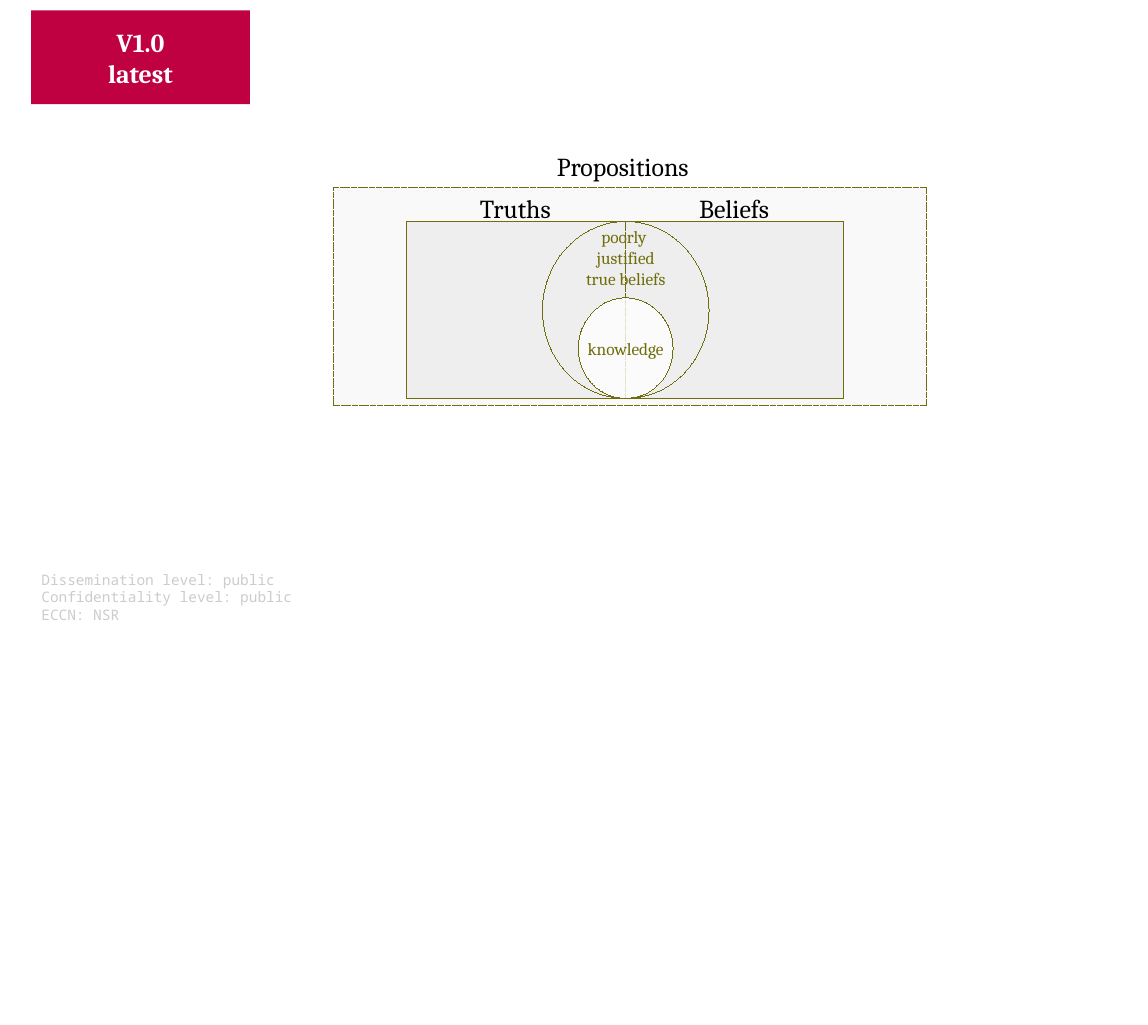
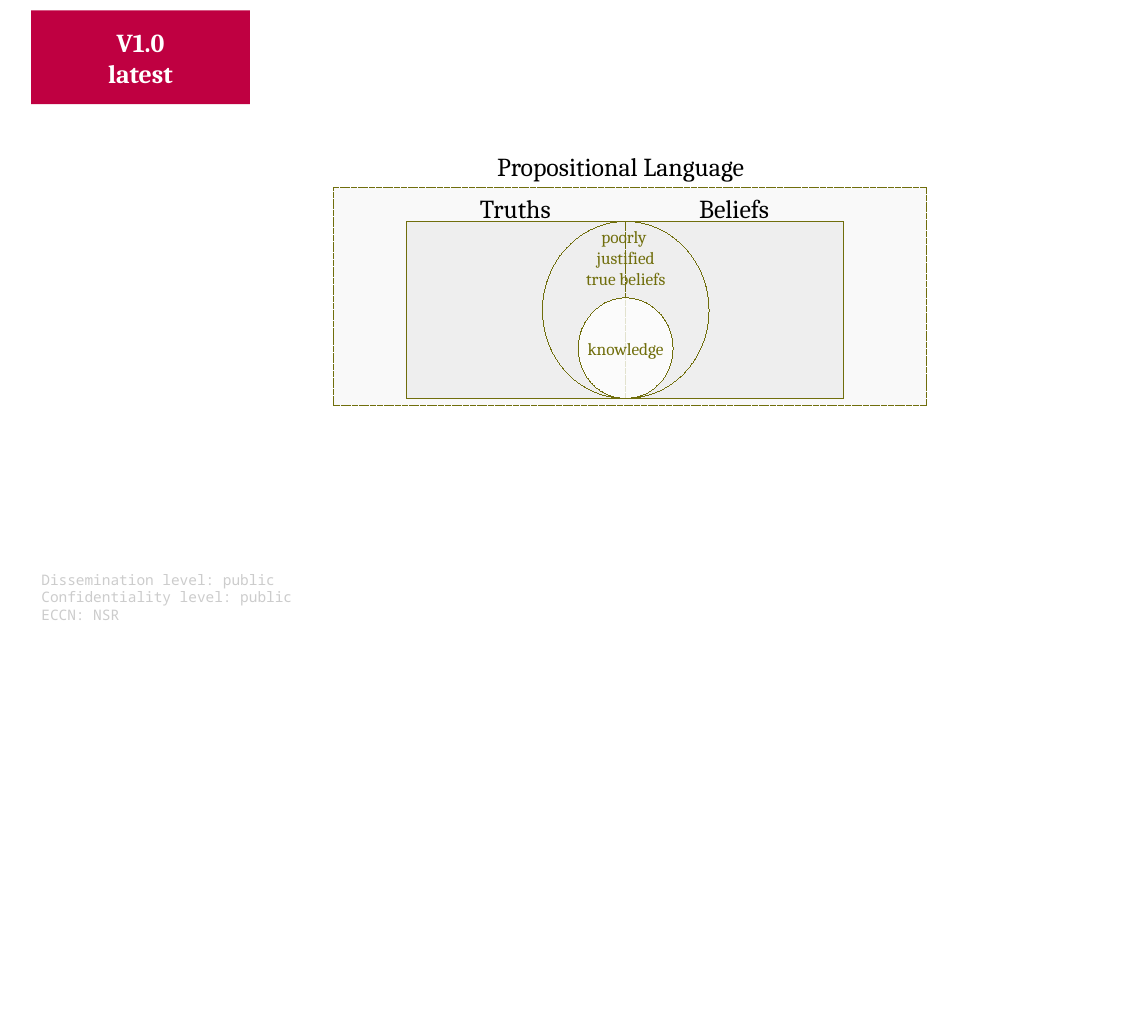
Before and after one commit to v-research/cybersecurity, a slide deck: slide 10 of images/v-research_images_v1.0.odp. Drawn at 1148x1025 pixels with LibreOffice and Linux fonts; fonts in the diff are those of the drawing. Boxes give left, top, right and bottom in pixels: in the first picture for what was removed or moved away, otherwise in the second. Text is boxed around its words. In the diff, an @@ line names an element or a change of style, - is before the commit and + after.

```diff
--- a/images/v-research_images_v1.0.odp
+++ b/images/v-research_images_v1.0.odp
@@ text at (x1=497, y1=158, x2=744, y2=182): text changed @@
-Propositions
+Propositional Language
```
Also in this commit, not shown: 2 other files.
